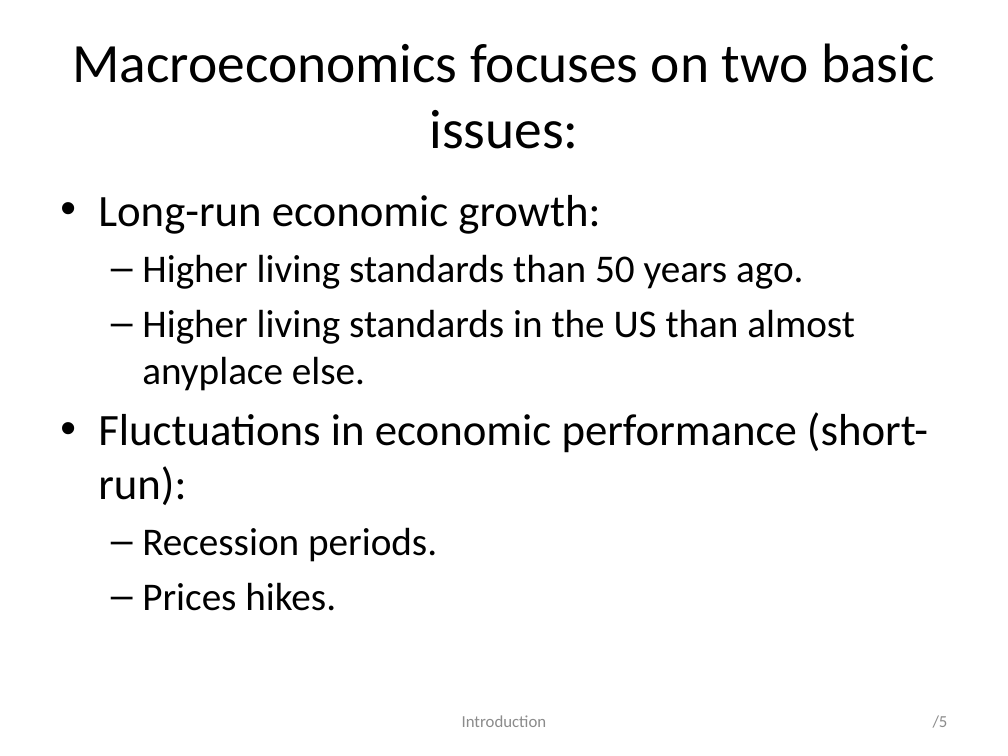
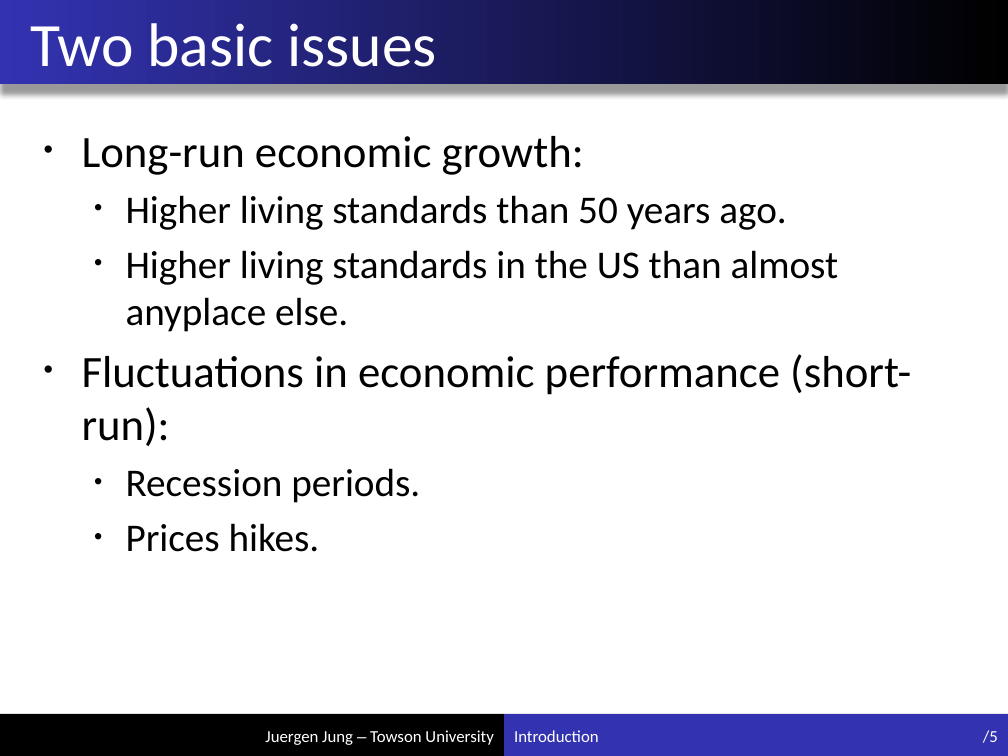
Before and after one commit to juejung/juejung.github.io, a slide deck: slide 5 of jdocs/Macro1/introductionMacro.pptx. Drawn at 1008x756 pixels with LibreOffice and Linux fonts; fonts in the diff are those of the drawing. Boxes give left, top, right and bottom in pixels: in the first picture for what was removed or moved away, otherwise in the second. Text is boxed around its words. In the diff, an @@ line names an element or a change of style, - is before the commit and + after.

Commit message:
add new formatting to slides

```diff
--- a/jdocs/Macro1/introductionMacro.pptx
+++ b/jdocs/Macro1/introductionMacro.pptx
@@ rectangle added at (0,0,1008,84), fill gradient #000000 to #3333B2 @@
@@ title at (30,23,437,67): text changed; size 39.6 to 44 pt; text colour #000000 to #F0F0F0 @@
-Macroeconomics focuses on two basic issues:
+Two basic issues
@@ text "Long-run economic growth:": place and size @@
-text "Long-run economic growth:" at (98,195,928,611)
+text "Long-run economic growth:" at (82,136,911,552)
@@ text "Long-run economic growth:" at (82,136,911,552): bullet – to • @@
@@ rectangle added at (0,714,504,756), fill #000000 @@
@@ text "Introduction": place and size @@
-text "Introduction" at (462,715,547,727)
+text "Introduction" at (514,730,599,742)
@@ text "Introduction" at (514,730,599,742): text colour #8C8C8C to #F0F0F0; alignment centre to left @@
@@ rectangle added at (504,714,1008,756), fill #3333B2 @@
@@ page number: place and size @@
-page number at (933,715,948,728)
+page number at (983,730,998,743)
@@ page number at (983,730,998,743): text colour #8C8C8C to #F0F0F0 @@
@@ text added at (265,730,493,745), 12 pt, text #F0F0F0 @@
+Juergen Jung – Towson University
```
Also in this commit, not shown: 17 other slides changed, 3 other files.
